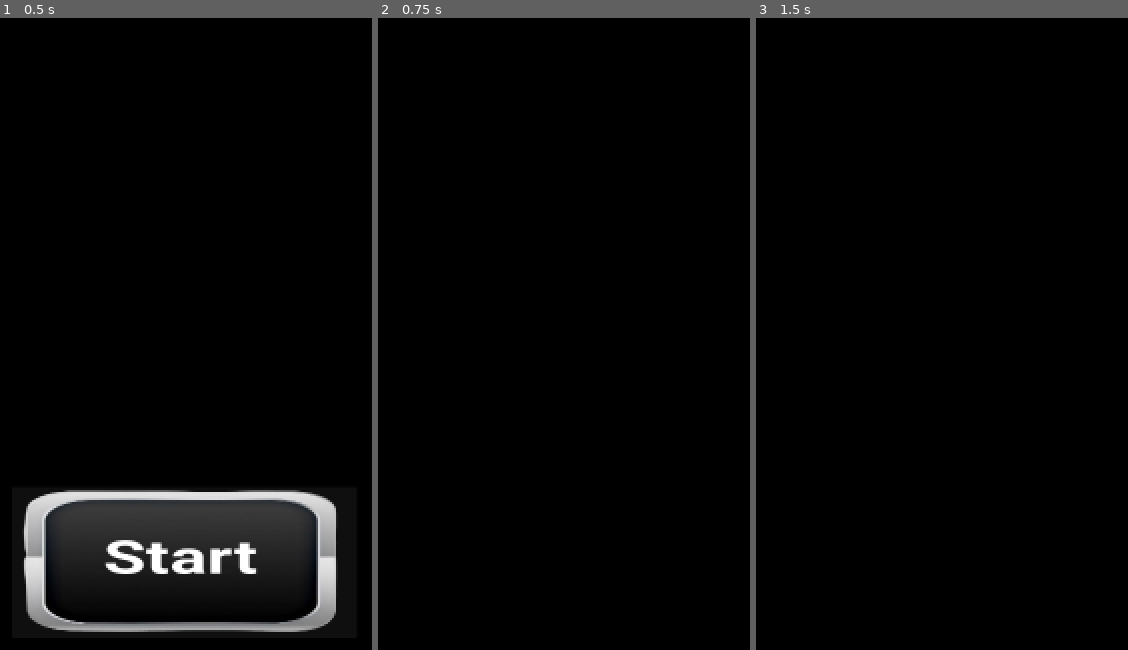
Above: before the commit, frames 1-3 (left to right).
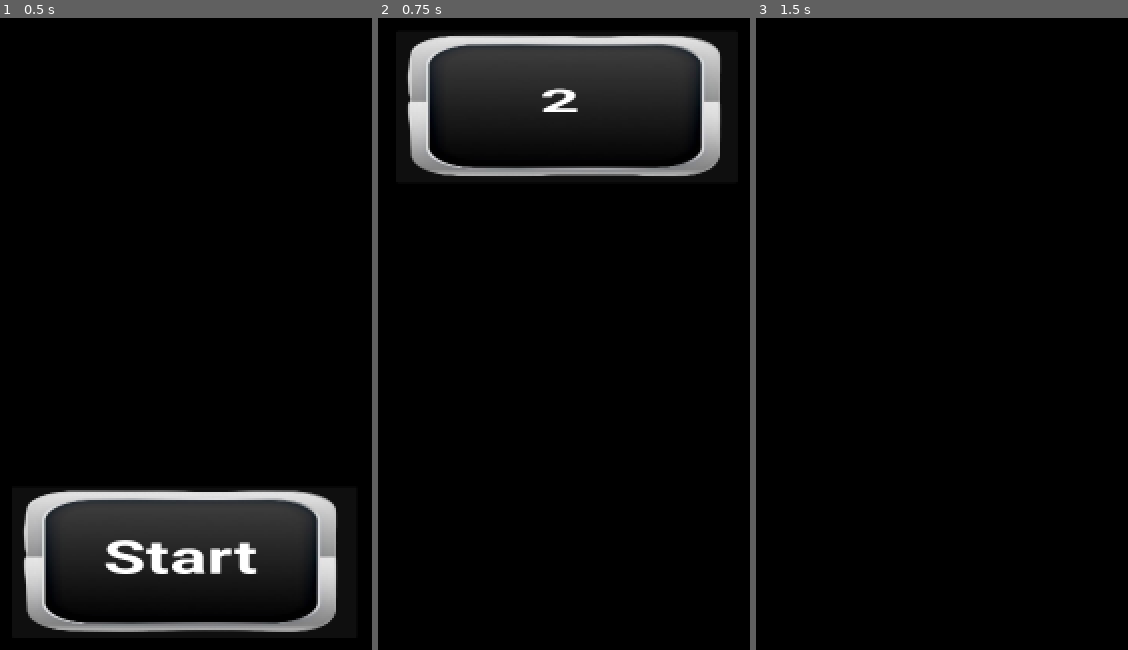
Above: after the commit, the same moments.

Repository: arjaxa/AP-V01
Game: Godot game, scene res://Scenes/app.tscn
Two runs of this game, one before a commit and one after it. Both use one fixed random seed, a clock stepped at 60 frames per second and the inputs below.
Inputs (mouse positions are in pixels of both pictures, inside the frame that each line leads up to):
- Up to frame 1 (0.5 s): no input
- Up to frame 2 (0.75 s): click "Start" at 0.5 s
- Up to frame 3 (1.5 s): click (945, 106) at 1.25 s, where only the run after the commit has a clickable "2"

Frame 1 is identical in both runs. In frame 2, 13% of the frame differs, in the area x 7-93%, y 2-25%; in frame 3, nothing differs.

Commit message:
split selection

Diff:
--- /dev/null
+++ b/Scenes/Blank Button.tscn
@@ -0,0 +1,9 @@
+[gd_scene load_steps=2 format=3 uid="uid://pepna5dsdtmg"]
+
+[ext_resource type="Texture2D" uid="uid://74bqyhumma5s" path="res://ui/ui-black-square.png" id="1_dt0xf"]
+
+[node name="Start Button" type="Button"]
+offset_right = 442.0
+offset_bottom = 435.0
+scale = Vector2(1.16, 0.521739)
+icon = ExtResource("1_dt0xf")
--- /dev/null
+++ b/Scenes/DaySelection2.tscn
@@ -0,0 +1,22 @@
+[gd_scene load_steps=4 format=3 uid="uid://b2cy4f5abfsvo"]
+
+[ext_resource type="Texture2D" uid="uid://74bqyhumma5s" path="res://ui/ui-black-square.png" id="1_54tdn"]
+[ext_resource type="Script" path="res://Scripts/days_selection_2.gd" id="2_i2qik"]
+[ext_resource type="FontFile" uid="uid://dgqgv0fd6pkk3" path="res://fonts/Roboto-Bold.ttf" id="3_4dal2"]
+
+[node name="DaySelection2" type="Button"]
+offset_right = 442.0
+offset_bottom = 435.0
+scale = Vector2(1.16, 0.521739)
+icon = ExtResource("1_54tdn")
+script = ExtResource("2_i2qik")
+
+[node name="Label" type="Label" parent="."]
+layout_mode = 0
+offset_left = 186.207
+offset_top = 147.583
+offset_right = 238.207
+offset_bottom = 253.583
+theme_override_fonts/font = ExtResource("3_4dal2")
+theme_override_font_sizes/font_size = 90
+text = "2"
--- /dev/null
+++ b/Scenes/SplitSelection.tscn
@@ -0,0 +1,10 @@
+[gd_scene format=3 uid="uid://dbt3tmg3hdgml"]
+
+[node name="Days selection" type="Node2D"]
+
+[node name="CanvasLayer" type="CanvasLayer" parent="."]
+
+[node name="ColorRect" type="ColorRect" parent="CanvasLayer"]
+offset_right = 1083.0
+offset_bottom = 2406.0
+color = Color(0, 0, 0, 1)
--- a/Scenes/days_selection.tscn
+++ b/Scenes/days_selection.tscn
@@ -1,10 +1,21 @@
-[gd_scene format=3 uid="uid://cp8xpukmw5hby"]
+[gd_scene load_steps=2 format=3 uid="uid://cp8xpukmw5hby"]
 
-[node name="Days selection" type="Node2D"]
+[ext_resource type="PackedScene" uid="uid://b2cy4f5abfsvo" path="res://Scenes/DaySelection2.tscn" id="1_qmaki"]
+
+[node name="DaysSelection2" type="Node2D"]
 
 [node name="CanvasLayer" type="CanvasLayer" parent="."]
+layer = -128
 
 [node name="ColorRect" type="ColorRect" parent="CanvasLayer"]
 offset_right = 1083.0
 offset_bottom = 2406.0
 color = Color(0, 0, 0, 1)
+
+[node name="DaySelection2" parent="." instance=ExtResource("1_qmaki")]
+offset_left = 288.0
+offset_top = 755.0
+offset_right = 730.0
+offset_bottom = 1190.0
+
+[connection signal="pressed" from="DaySelection2" to="DaySelection2" method="_on_pressed"]
--- /dev/null
+++ b/Scripts/days_selection_2.gd
@@ -0,0 +1,15 @@
+extends Button
+
+
+# Called when the node enters the scene tree for the first time.
+func _ready():
+	pass # Replace with function body.
+
+
+# Called every frame. 'delta' is the elapsed time since the previous frame.
+func _process(delta):
+	pass
+
+
+func _on_pressed():
+	get_tree().change_scene_to_file("res://Scenes/SplitSelection.tscn")
